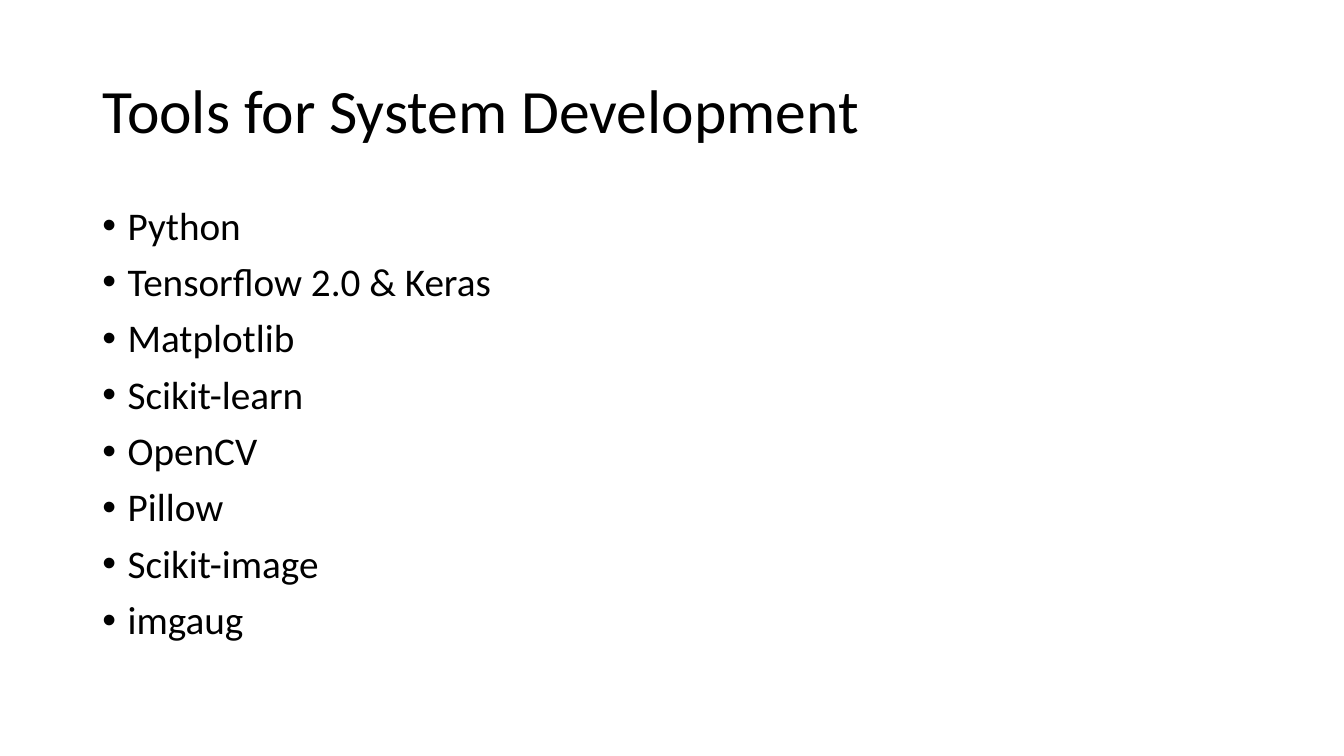
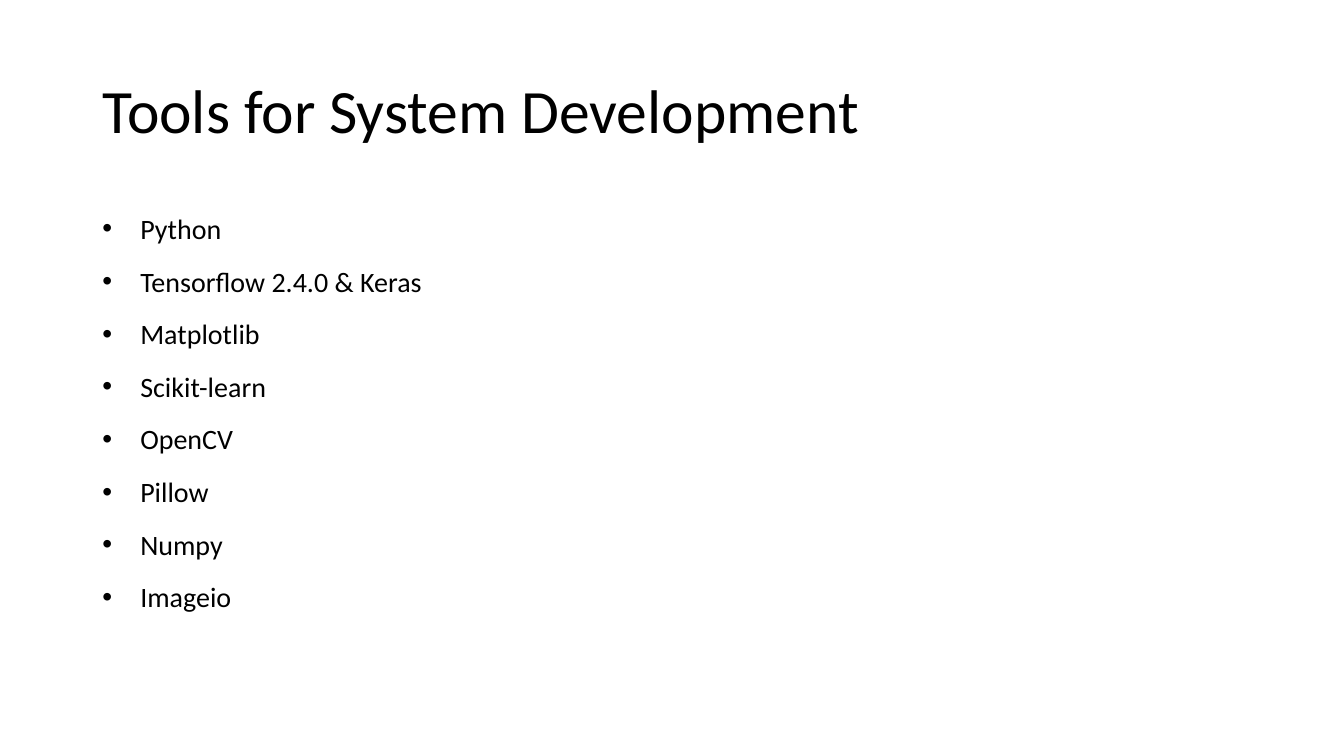
Before and after one commit to zhiqin1998/covid19-detection, a slide deck: slide 2 of Assignment Step 2_WID170047_17166150.pptx. Drawn at 1344x756 pixels with LibreOffice and Linux fonts; fonts in the diff are those of the drawing. Boxes give left, top, right and bottom in pixels: in the first picture for what was removed or moved away, otherwise in the second. Text is boxed around its words. In the diff, an @@ line names an element or a change of style, - is before the commit and + after.

```diff
--- a/Assignment Step 2_WID170047_17166150.pptx
+++ b/Assignment Step 2_WID170047_17166150.pptx
@@ text at box(140, 219, 266, 502): size 28 to 20 pt in "Python", "Matplotlib", "Scikit-learn", "OpenCV" and 1 more places; indent changed; line spacing 0.9 to 1.15 @@
@@ text at box(140, 272, 422, 293): text changed; size 28 to 20 pt @@
-• Tensorflow 2.0 & Keras
+• Tensorflow 2.4.0 & Keras
@@ text at box(140, 537, 231, 612): text changed; size 28 to 20 pt @@
-• Scikit-image
-• imgaug
+• Numpy
+• Imageio
```
Also in this commit, not shown: 1 other slide changed, 2 other files.
